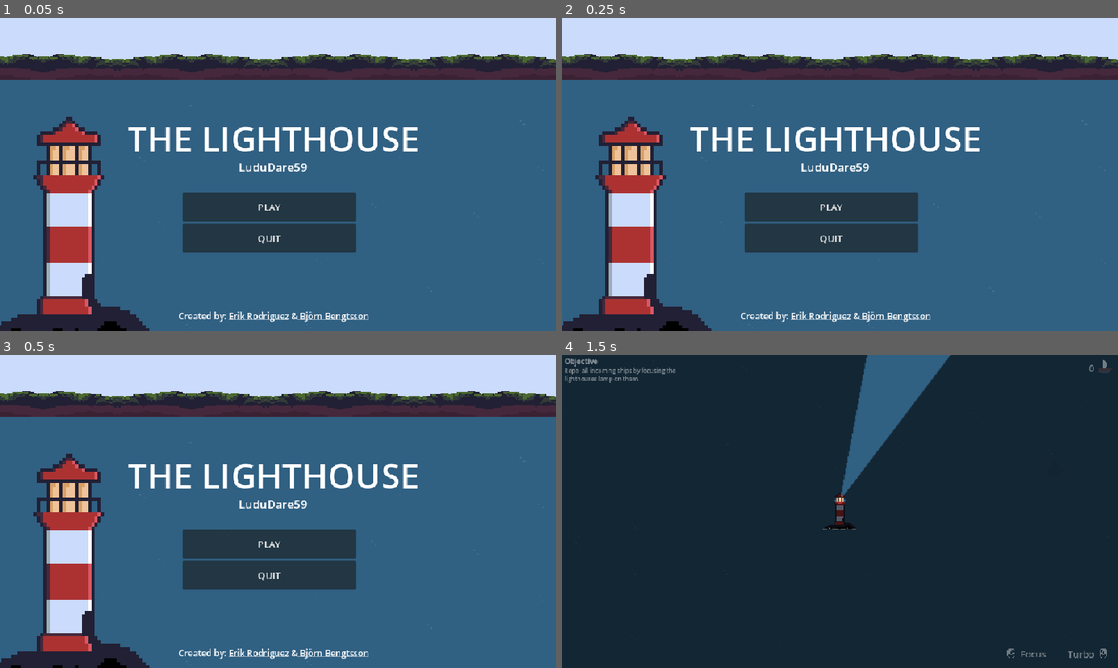
Above: before the commit, frames 1-4 (two rows, left to right).
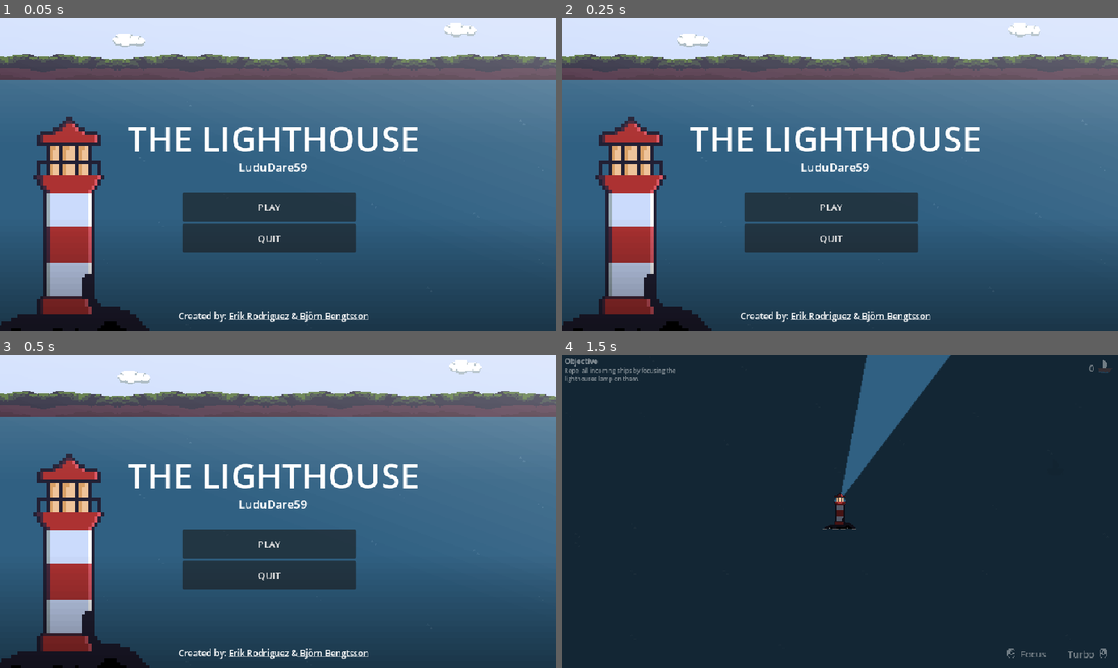
Above: after the commit, the same moments.

Repository: Luffiez/LudumDare59
Game: Godot game, scene res://Scenes/Levels/MainMenu.tscn
The game is run twice, just before and just after one commit, with the same random seed, the same clock (stepped at 60 frames per second) and the same inputs. This scene is started directly instead of the project's main scene.
Inputs (mouse positions are in pixels of both pictures, inside the frame that each line leads up to):
- Up to frame 1 (0.05 s): no input
- Up to frame 2 (0.25 s): no input
- Up to frame 3 (0.5 s): no input
- Up to frame 4 (1.5 s): click "PLAY" at 0.5 s; move the mouse to (962, 495) at 1.27 s; hold Right mouse button (speed) from 1.28 s (still down)

The runs differ from the first frame. In frame 1, 35% of the frame differs, in the area x 0-100%, y 1-100%; in frame 2, 35%; in frame 3, 35%; in frame 4, nothing differs.

Commit message:
main menu polish

Diff:
--- a/ludum-dare-59/Scenes/Levels/MainMenu.tscn
+++ b/ludum-dare-59/Scenes/Levels/MainMenu.tscn
@@ -6,6 +6,16 @@
 [ext_resource type="Texture2D" uid="uid://csp50s1w6ev76" path="res://sprites/bg.png" id="1_v2at7"]
 [ext_resource type="AudioStream" uid="uid://wdb5c2pl4v3d" path="res://freetousesounds - Ocean Sounds & Open Waves Sound Effects! 44 Locations - 08 Bali Seseh Beach Canggu.mp3" id="5_0t1wx"]
 [ext_resource type="AudioStream" uid="uid://yhu6a3ocr5ue" path="res://Click (12).wav" id="5_cwjnk"]
+[ext_resource type="Script" uid="uid://ej1jhpjah1iy" path="res://Scenes/Levels/SkyObject.gd" id="7_8dgdn"]
+[ext_resource type="Texture2D" uid="uid://d0seukng7g4r7" path="res://sprites/birds.png" id="8_ybd2e"]
+[ext_resource type="Texture2D" uid="uid://cbjksxo8fntpv" path="res://sprites/cloud.png" id="9_ybd2e"]
+[ext_resource type="Texture2D" uid="uid://3g1jincim8t0" path="res://sprites/gradient.png" id="10_x0g5v"]
+
+[sub_resource type="Curve2D" id="Curve2D_x0g5v"]
+_data = {
+"points": PackedVector2Array(0, 0, 0, 0, -1000, 0, 0, 0, 0, 0, 1000, 0)
+}
+point_count = 2
 
 [node name="MainMenu" type="Node2D" unique_id=781887490]
 
@@ -69,3 +79,69 @@
 [node name="MainMenuUi" parent="." unique_id=1454055682 instance=ExtResource("1_i26rj")]
 clickSfx = ExtResource("5_cwjnk")
 bgm = ExtResource("5_0t1wx")
+
+[node name="Birds" type="Node2D" parent="." unique_id=524822240 node_paths=PackedStringArray("pathFollow")]
+position = Vector2(0, -235)
+script = ExtResource("7_8dgdn")
+pathFollow = NodePath("Path2D/PathFollow2D")
+speed = 0.025
+
+[node name="Path2D" type="Path2D" parent="Birds" unique_id=161643935]
+curve = SubResource("Curve2D_x0g5v")
+
+[node name="PathFollow2D" type="PathFollow2D" parent="Birds/Path2D" unique_id=1382625073]
+position = Vector2(1000.0001, 0)
+progress = 1999.9996
+
+[node name="Sprite2D" type="Sprite2D" parent="Birds/Path2D/PathFollow2D" unique_id=1859685079]
+scale = Vector2(2, 2)
+texture = ExtResource("8_ybd2e")
+
+[node name="Clouds" type="Node2D" parent="." unique_id=1161574226 node_paths=PackedStringArray("pathFollow")]
+position = Vector2(-3, -235)
+script = ExtResource("7_8dgdn")
+pathFollow = NodePath("Path2D/PathFollow2D")
+speed = 0.01
+randomizeStart = true
+
+[node name="Path2D" type="Path2D" parent="Clouds" unique_id=749512047]
+curve = SubResource("Curve2D_x0g5v")
+
+[node name="PathFollow2D" type="PathFollow2D" parent="Clouds/Path2D" unique_id=529262388]
+position = Vector2(1000.0001, 0)
+progress = 1999.9996
+
+[node name="Sprite2D" type="Sprite2D" parent="Clouds/Path2D/PathFollow2D" unique_id=968083619]
+position = Vector2(97.99988, 6)
+scale = Vector2(2, 2)
+texture = ExtResource("9_ybd2e")
+
+[node name="Sprite2D3" type="Sprite2D" parent="Clouds/Path2D/PathFollow2D" unique_id=546543240]
+position = Vector2(-484.00012, -10)
+scale = Vector2(2, 2)
+texture = ExtResource("9_ybd2e")
+
+[node name="Sprite2D4" type="Sprite2D" parent="Clouds/Path2D/PathFollow2D" unique_id=408923011]
+position = Vector2(669.99994, -12)
+scale = Vector2(2, 2)
+texture = ExtResource("9_ybd2e")
+
+[node name="WhiteGradient" type="Sprite2D" parent="." unique_id=1102000017]
+modulate = Color(1, 1, 1, 0.3137255)
+position = Vector2(-12.000001, -207)
+rotation = 3.1415927
+scale = Vector2(40, 10)
+texture = ExtResource("10_x0g5v")
+
+[node name="WhiteGradient2" type="Sprite2D" parent="." unique_id=435515018]
+modulate = Color(2.3133948, 1.5748148, 1.2582805, 0.3137255)
+position = Vector2(170.00002, -246)
+rotation = 3.4906585
+scale = Vector2(40, 20)
+texture = ExtResource("10_x0g5v")
+
+[node name="BlackGradient" type="Sprite2D" parent="." unique_id=1988594785]
+modulate = Color(0, 0, 0, 0.80784315)
+position = Vector2(-99.000046, 228)
+scale = Vector2(40, 10)
+texture = ExtResource("10_x0g5v")
--- /dev/null
+++ b/ludum-dare-59/Scenes/Levels/SkyObject.gd
@@ -0,0 +1,17 @@
+extends Node2D
+
+@export var pathFollow : PathFollow2D
+@export var speed : float = 1
+@export var randomizeStart : bool = false
+
+func _ready() -> void:
+	if randomizeStart:
+		pathFollow.progress_ratio = randf()
+
+
+# Called every frame. 'delta' is the elapsed time since the previous frame.
+func _process(delta: float) -> void:
+	var ratio = pathFollow.progress_ratio + delta * speed
+	if ratio > 1:
+		ratio = 0
+	pathFollow.progress_ratio = ratio
Not shown, added: ludum-dare-59/Scenes/Levels/SkyObject.gd.uid
Binary file added: ludum-dare-59/sprites/birds.png
Not shown, added: ludum-dare-59/sprites/birds.png.import
Binary file added: ludum-dare-59/sprites/cloud.png
Not shown, added: ludum-dare-59/sprites/cloud.png.import
Binary file added: ludum-dare-59/sprites/gradient.png
Not shown, added: ludum-dare-59/sprites/gradient.png.import
